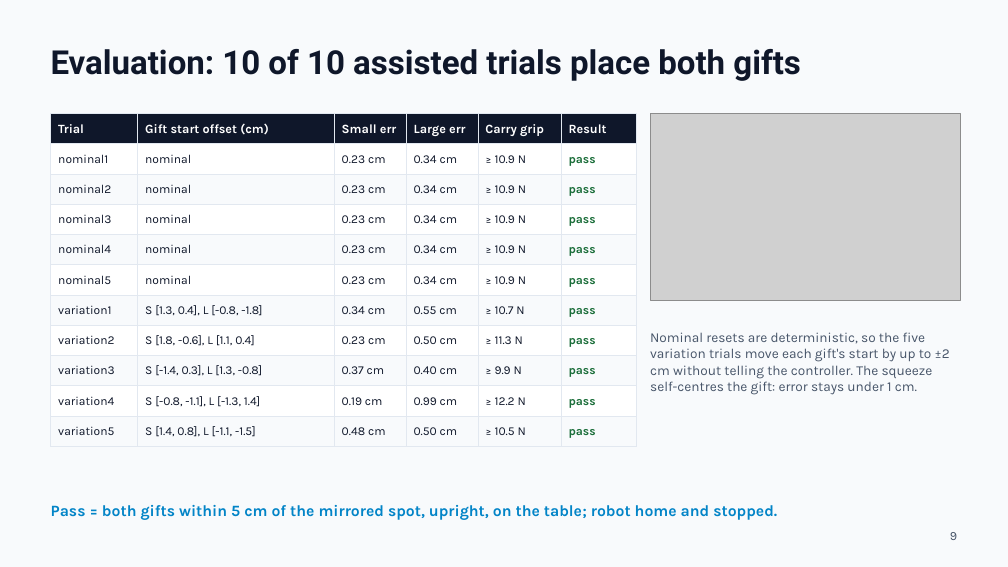
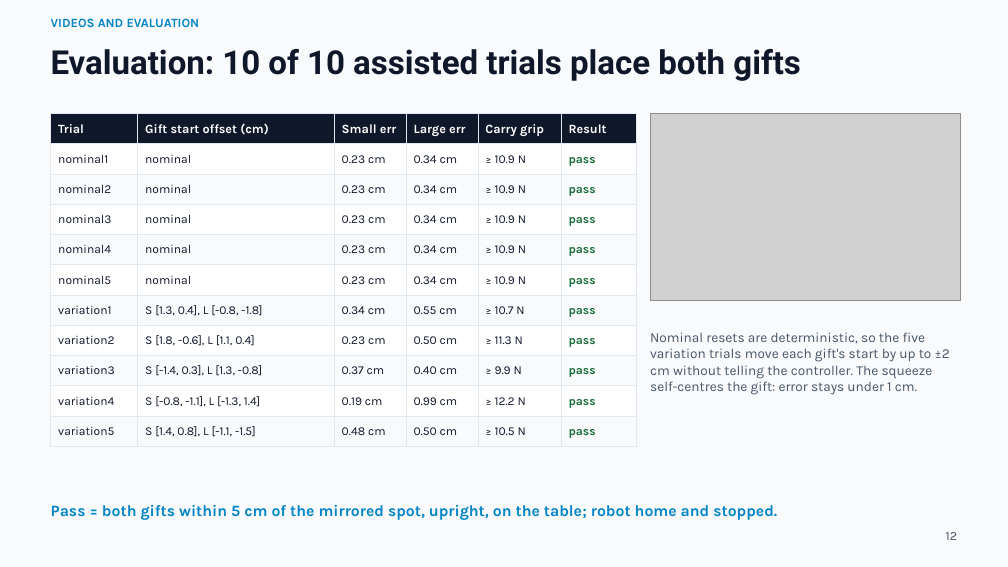
Before and after one commit to thebestjuan1738/SantaDisplayRoboto, a slide deck: slide 12 of slides/SantaBot_Stage2_Simulation_Review.pptx (slide 9 before the commit). Drawn at 1008x567 pixels with LibreOffice and Linux fonts; fonts in the diff are those of the drawing; grey boxes stand for pictures. Boxes give left, top, right and bottom in pixels: in the first picture for what was removed or moved away, otherwise in the second. Text is boxed around its words. In the diff, an @@ line names an element or a change of style, - is before the commit and + after.

```diff
--- a/slides/SantaBot_Stage2_Simulation_Review.pptx
+++ b/slides/SantaBot_Stage2_Simulation_Review.pptx
@@ text added at (51, 18, 200, 27), 12 pt, text #0284C7, bold @@
+VIDEOS AND EVALUATION
@@ text at (946, 532, 957, 540): text changed @@
-9
+12
```
Also in this commit, not shown: 9 other slides changed, 3 slides added, 6 other files.
